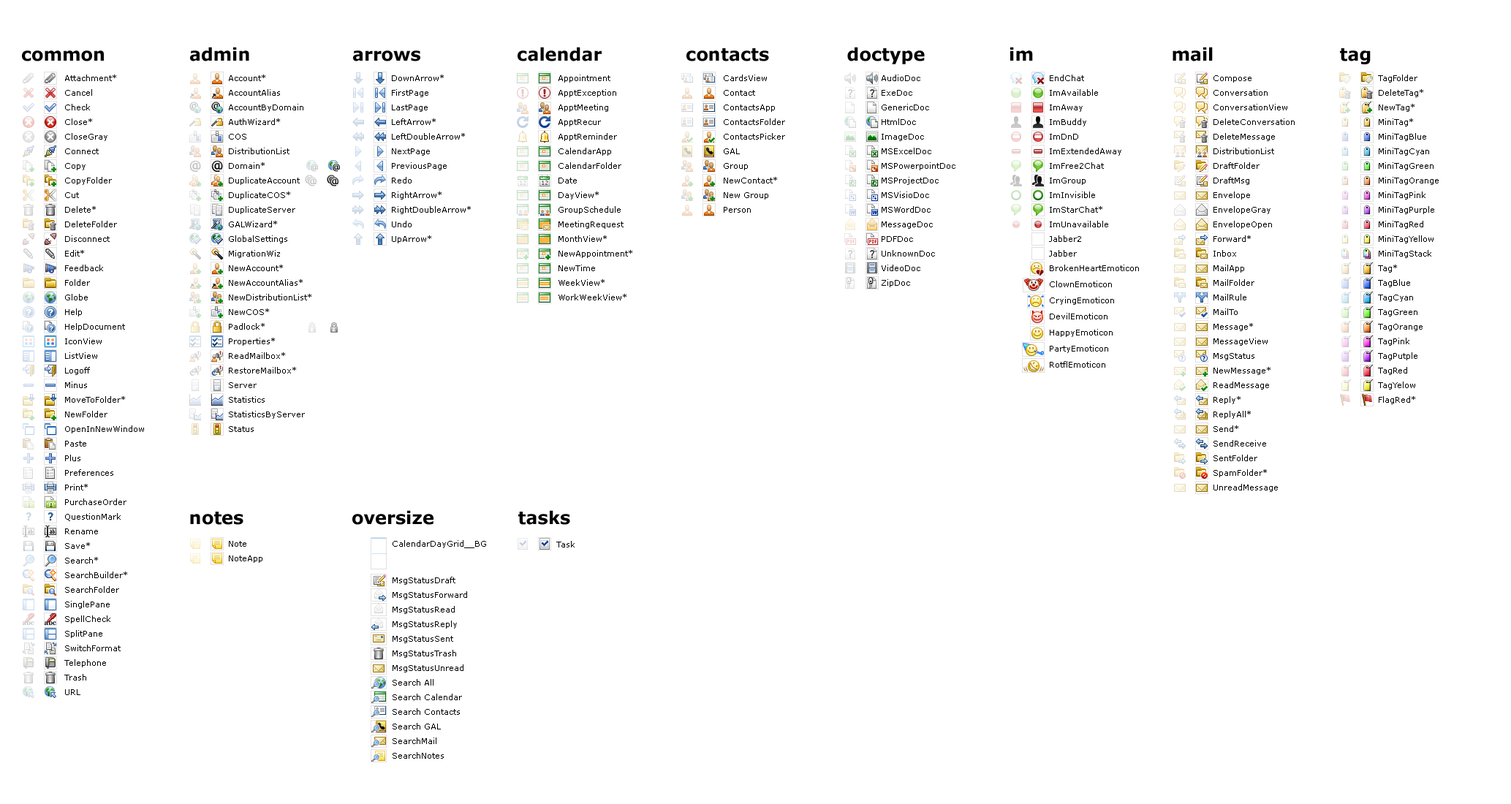
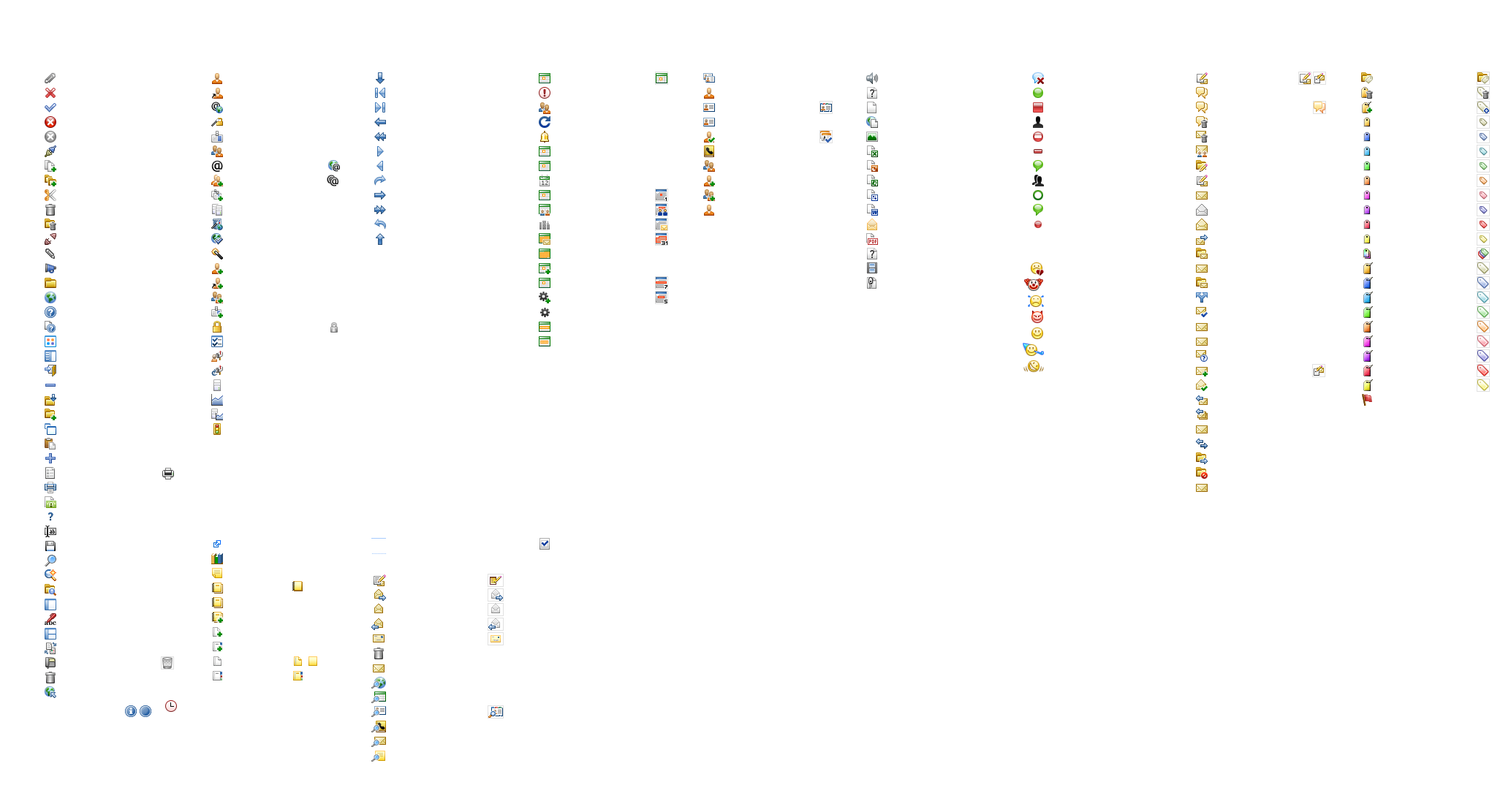
Comparing the layer stacks of the two 1511 x 804 images. Changes:
showed "icon alternates", opacity 50% → 100% over box(160, 71, 1491, 719)
renamed "icons big" to "Layer 2", painted on it over box(371, 73, 1045, 762)
removed layer "icons disabled" (was 25%) over box(22, 71, 1352, 699)
painted on "icons" over box(125, 73, 1045, 762)
hid group "bg" (1st of 2) (17 layers) over box(21, 46, 1491, 763)
painted on "boxes" over box(210, 305, 552, 683)
painted on "calendar names" over box(558, 220, 633, 301)
painted on "notes names" over box(228, 541, 263, 563)
